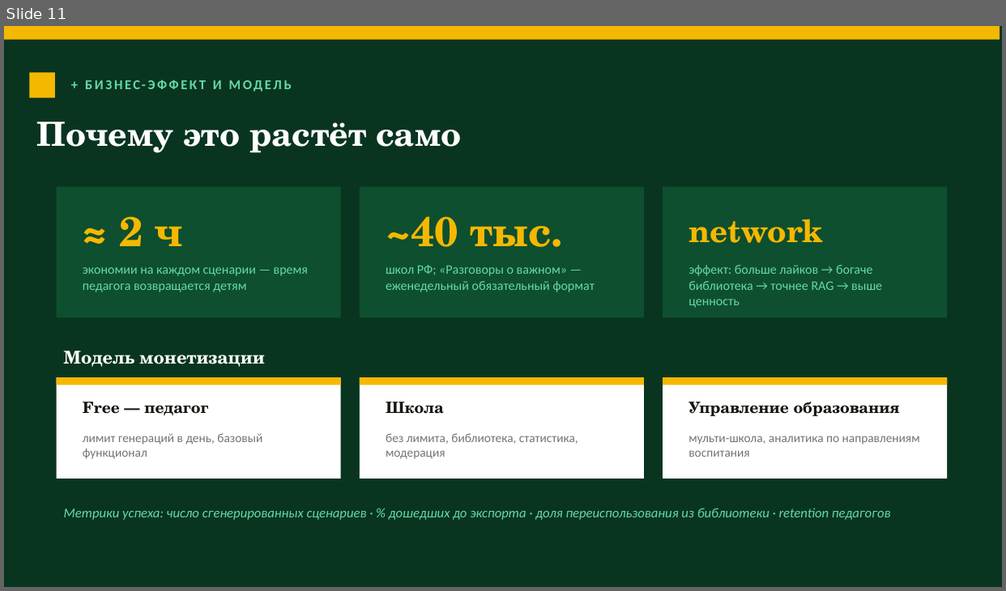
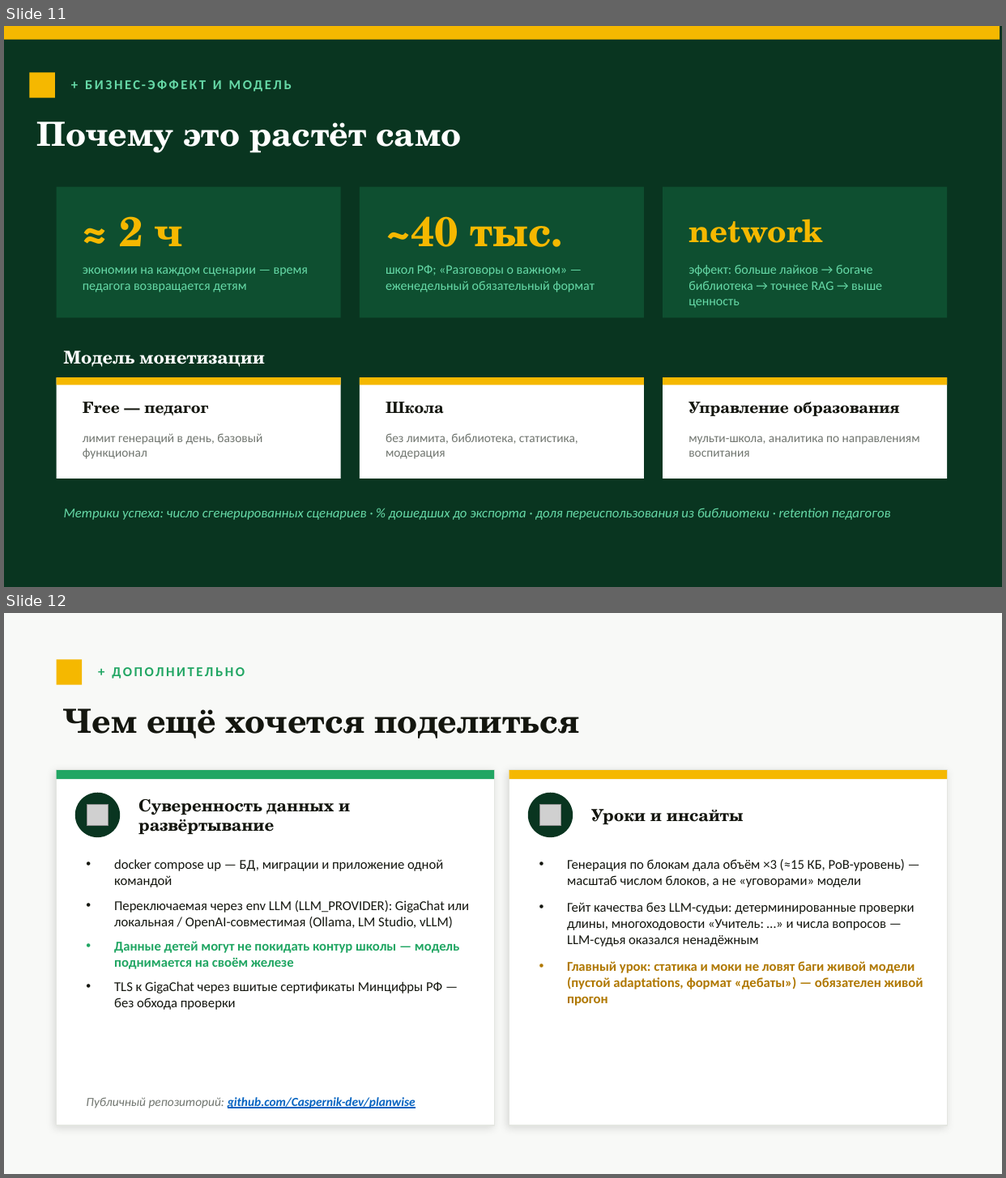
Before and after one commit to Caspernik-dev/s21_planwise, a slide deck: artifacts/Planwise-Klassniy-Chas.pptx. Shown one above the other, each under a label of ours: slide 11 before the commit, slides 11 and 12 after it. The pictures are 1006x591 and 1006x1178 pixels, drawn with LibreOffice and Linux fonts; fonts in the diff are those of the drawing; grey boxes stand for pictures. Boxes give left, top, right and bottom in pixels: in the first picture for what was removed or moved away, otherwise in the second. Text is boxed around its words. In the diff, an @@ line names an element or a change of style, - is before the commit and + after.

Commit message:
docs(artifacts): бонус-слайд доп. информации (суверенность данных + уроки и инсайты)

```diff
--- a/artifacts/Planwise-Klassniy-Chas.pptx
+++ b/artifacts/Planwise-Klassniy-Chas.pptx
@@ slide 12 added at (x1=4, y1=613, x2=1002, y2=1174), background #F8F9F7 @@
@@ rectangle added at (x1=57, y1=659, x2=82, y2=685), fill #F5B800 @@
@@ text added at (x1=112, y1=667, x2=245, y2=679), 13 pt, text #21A663, bold @@
++ ДОПОЛНИТЕЛЬНО
@@ text added at (x1=64, y1=709, x2=580, y2=739), 32 pt, text #14160F, bold @@
+Чем ещё хочется поделиться
@@ rectangle added at (x1=57, y1=770, x2=494, y2=1126), fill #FFFFFF, outline #E4E6E1 1 pt @@
@@ rectangle added at (x1=57, y1=770, x2=494, y2=779), fill #21A663 @@
@@ rectangle added at (x1=509, y1=770, x2=948, y2=1126), fill #FFFFFF, outline #E4E6E1 1 pt @@
@@ rectangle added at (x1=509, y1=770, x2=948, y2=779), fill #F5B800 @@
@@ ellipse added at (x1=75, y1=793, x2=120, y2=837), fill #093520 @@
@@ picture added at (x1=87, y1=805, x2=108, y2=826) @@
@@ text added at (x1=138, y1=799, x2=350, y2=834), 16 pt, text #14160F, bold @@
+Суверенность данных и развёртывание
@@ ellipse added at (x1=528, y1=793, x2=573, y2=837), fill #093520 @@
@@ picture added at (x1=540, y1=805, x2=562, y2=826) @@
@@ text added at (x1=591, y1=809, x2=744, y2=824), 16 pt, text #14160F, bold @@
+Уроки и инсайты
@@ text added at (x1=114, y1=859, x2=470, y2=1010), 13 pt, text #14160F @@
+• docker compose up — БД, миграции и приложение одной командой
+• Переключаемая через env LLM (LLM_PROVIDER): GigaChat или локальная / OpenAI-совместимая (Ollama, LM Studio, vLLM)
+• Данные детей могут не покидать контур школы — модель поднимается на своём железе
+• TLS к GigaChat через вшитые сертификаты Минцифры РФ — без обхода проверки
@@ text added at (x1=567, y1=859, x2=923, y2=1006), 13 pt, text #14160F @@
+• Генерация по блокам дала объём ×3 (≈15 КБ, РоВ-уровень) — масштаб числом блоков, а не «уговорами» модели
+• Гейт качества без LLM-судьи: детерминированные проверки длины, многоходовости «Учитель: …» и числа вопросов — LLM-судья оказался ненадёжным
+• Главный урок: статика и моки не ловят баги живой модели (пустой adaptations, формат «дебаты») — обязателен живой прогон
@@ text added at (x1=86, y1=1097, x2=415, y2=1109), 12 pt, text #0563C1, bold, italic, underline @@
+Публичный репозиторий: github.com/Caspernik-dev/planwise
```
